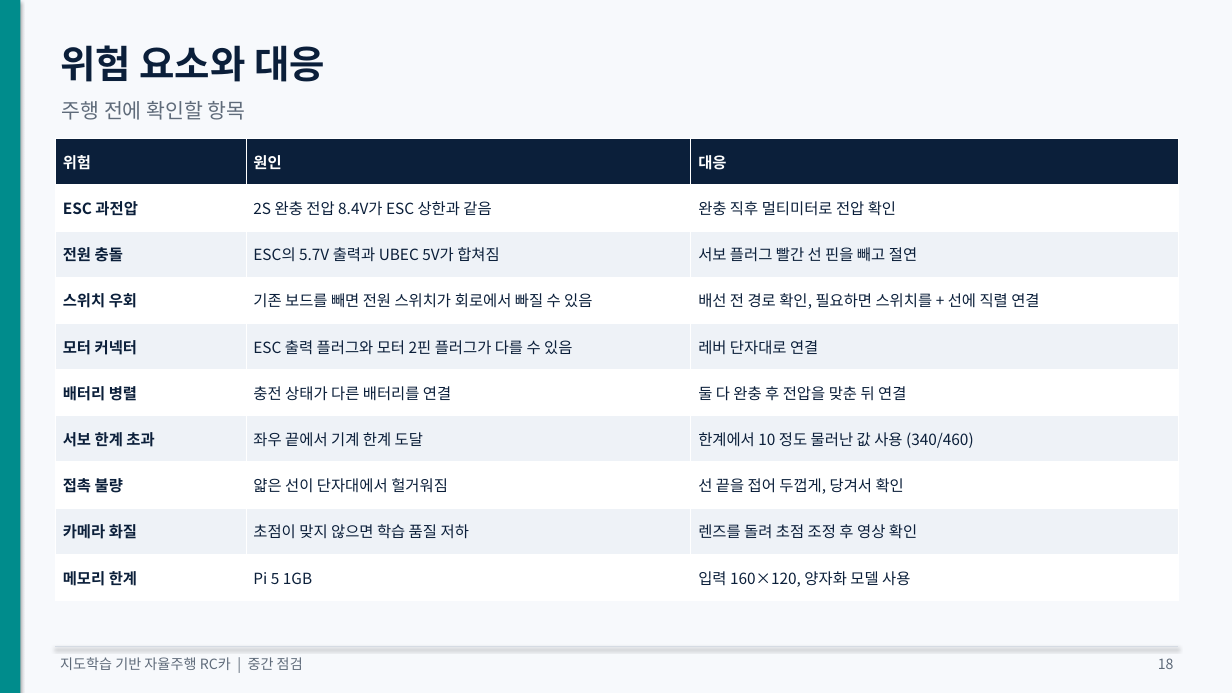
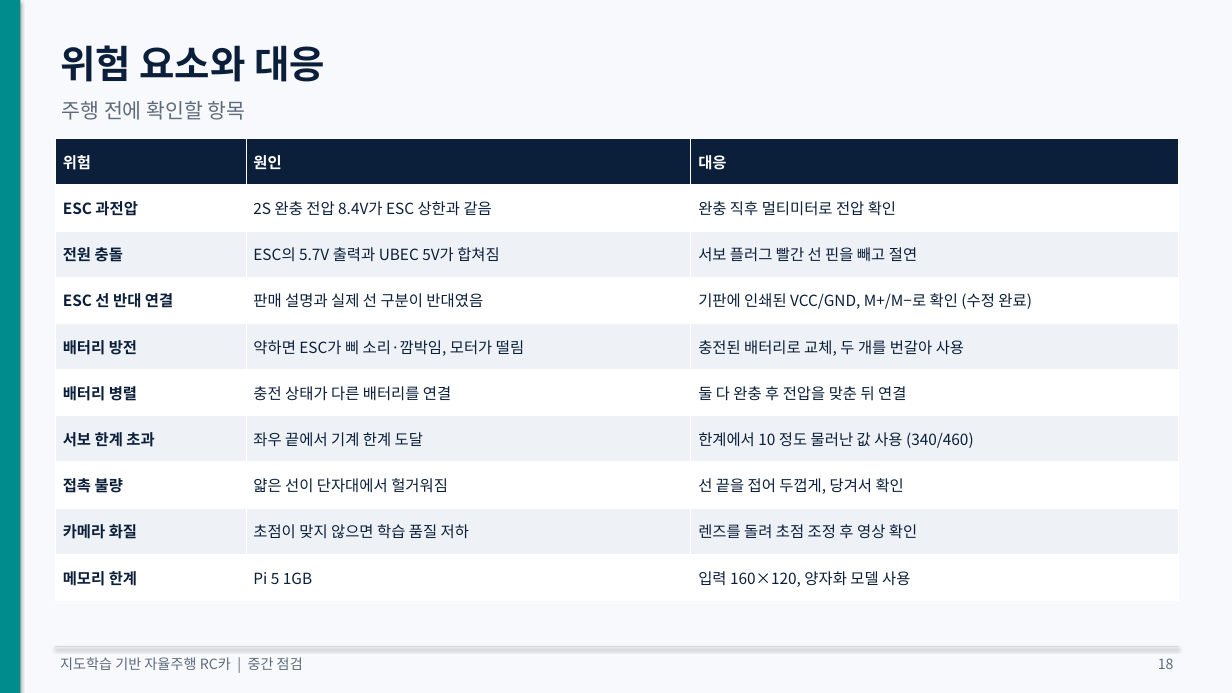
Before and after one commit to KMUTMU/Robot, a slide deck: slide 18 of 중간점검_자율주행RC카.pptx. Drawn at 1232x693 pixels with LibreOffice and Linux fonts; fonts in the diff are those of the drawing. Boxes give left, top, right and bottom in pixels: in the first picture for what was removed or moved away, otherwise in the second. Text is boxed around its words. In the diff, an @@ line names an element or a change of style, - is before the commit and + after.

Commit message:
배선·ESC 값 측정 완료, 주행 프로그램 카메라 오류까지 기록
- ESC 선 정정: 기판 표기 기준 긴 쌍 = VCC/GND(배터리), 짧은 쌍 = M+/M−(모터)
- 전원 스위치를 배터리 + 선에 직렬 연결, 단자대 A~E 배치 문서화
- ESC 값 기록 (정지 380 / 앞 350 / 후진 450), myconfig.py 설정 문서화
- UBEC 출력 5.4V라 Pi는 USB-C로 전원 공급
- 주행 프로그램 카메라 Remote I/O error와 다음에 할 일 순서 정리
- 발표 자료 갱신 (잘못된 ESC 배선 설명 정정)

```diff
--- a/중간점검_자율주행RC카.pptx
+++ b/중간점검_자율주행RC카.pptx
@@ table at <box>55,139,1177,601</box> @@
-row 4: 스위치 우회 | 기존 보드를 빼면 전원 스위치가 회로에서 빠질 수 있음 | 배선 전 경로 확인, 필요하면 스위치를 + 선에 직렬 연결
+row 4: ESC 선 반대 연결 | 판매 설명과 실제 선 구분이 반대였음 | 기판에 인쇄된 VCC/GND, M+/M−로 확인 (수정 완료)
-row 5: 모터 커넥터 | ESC 출력 플러그와 모터 2핀 플러그가 다를 수 있음 | 레버 단자대로 연결
+row 5: 배터리 방전 | 약하면 ESC가 삐 소리·깜박임, 모터가 떨림 | 충전된 배터리로 교체, 두 개를 번갈아 사용
```
Also in this commit, not shown: 8 other slides changed, 12 other files.
